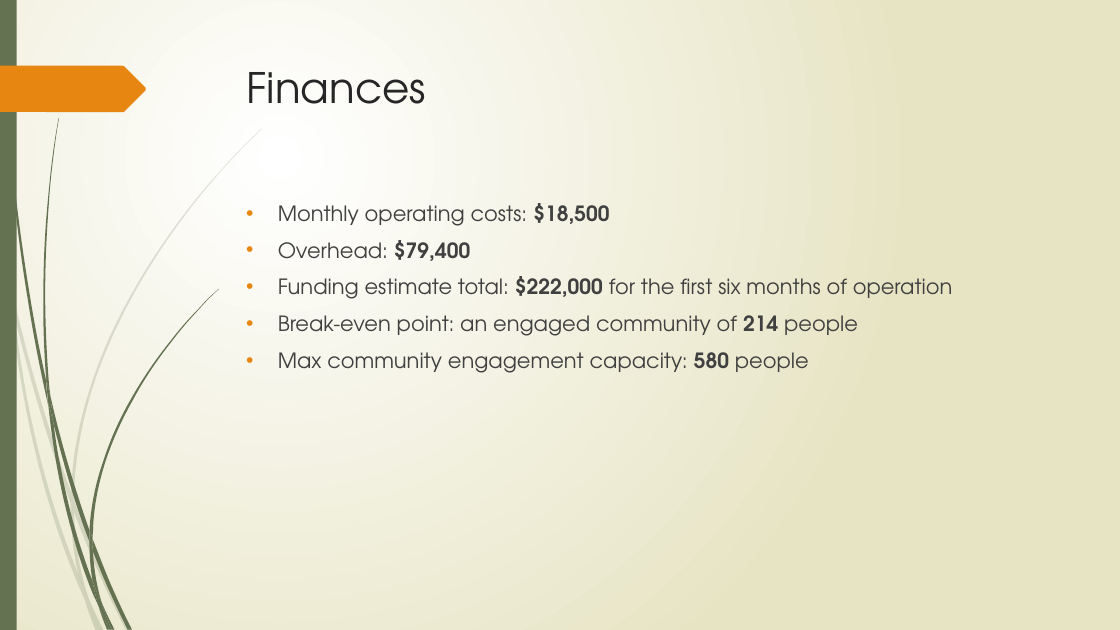
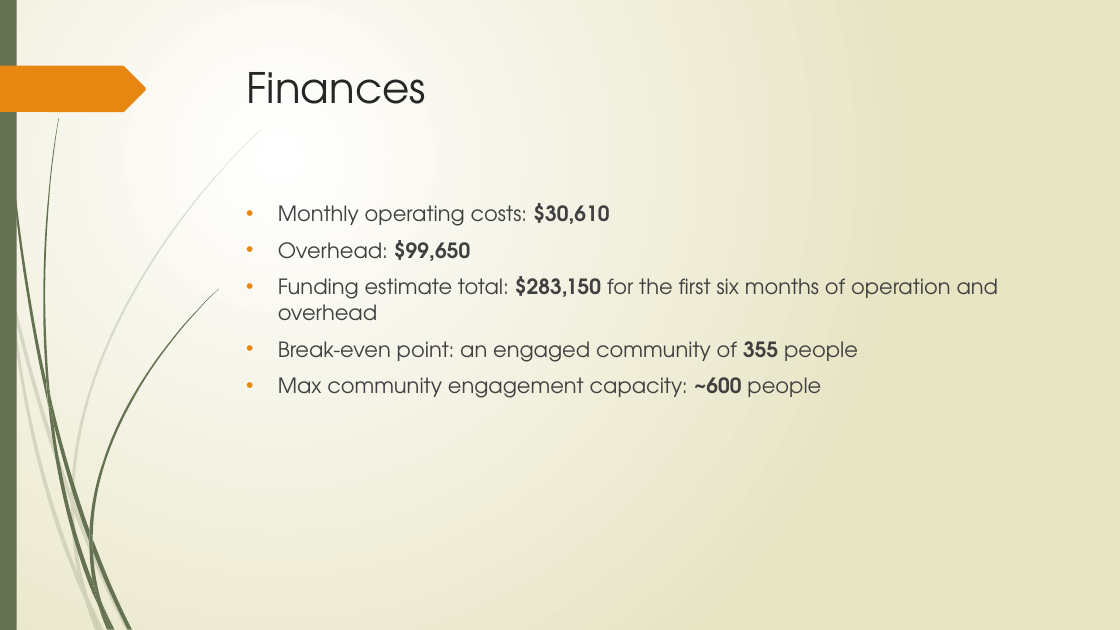
Before and after one commit to tieje/dogen, a slide deck: slide 19 of Presentation/SocialHub_FrancisT_06_23_2020.pptx. Drawn at 1120x630 pixels with LibreOffice and Linux fonts; fonts in the diff are those of the drawing. Boxes give left, top, right and bottom in pixels: in the first picture for what was removed or moved away, otherwise in the second. Text is boxed around its words. In the diff, an @@ line names an element or a change of style, - is before the commit and + after.

```diff
--- a/Presentation/SocialHub_FrancisT_06_23_2020.pptx
+++ b/Presentation/SocialHub_FrancisT_06_23_2020.pptx
@@ text at bbox=[278, 203, 999, 398]: text changed @@
-• Monthly operating costs: $18,500
-• Overhead: $79,400
-• Funding estimate total: $222,000 for the first six months of operation
-• Break-even point: an engaged community of 214 people
-• Max community engagement capacity: 580 people
+• Monthly operating costs: $30,610
+• Overhead: $99,650
+• Funding estimate total: $283,150 for the first six months of operation and overhead
+• Break-even point: an engaged community of 355 people
+• Max community engagement capacity: ~600 people
```
Also in this commit, not shown: 3 other slides changed, 5 other files.
